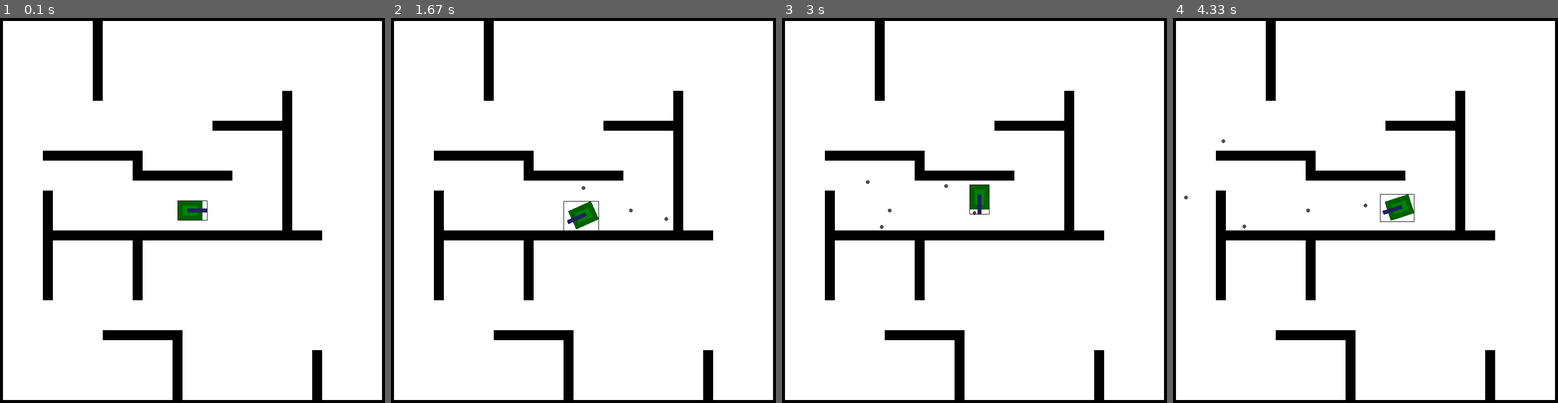
Above: before the commit, frames 1-4 (left to right).
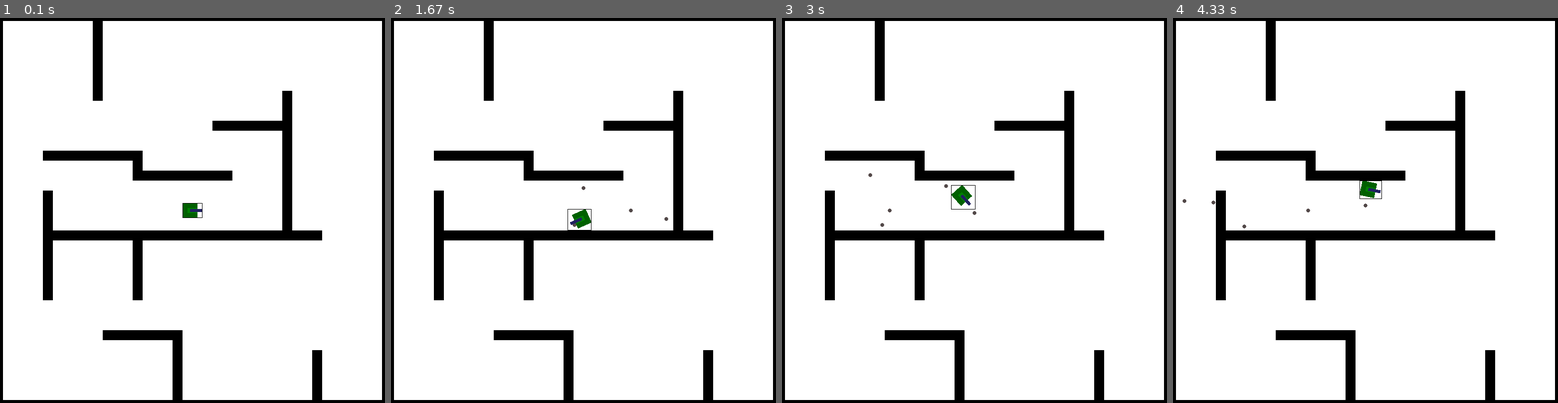
Above: after the commit, the same moments.

Repository: will-hd/Tank-Trouble
Game: pygame game, started from run.py
The game is run twice, just before and just after one commit, with the same random seed, the same clock (stepped at 60 frames per second) and the same inputs.
Inputs:
- Up to frame 1 (0.1 s): no input
- Up to frame 2 (1.67 s): tap F at 0.33, 0.73, 1.03, 1.23, 1.57 s; hold Right 0.67-1.13 s; hold Up 1.17-1.47 s; hold Right from 1.5 s (still down)
- Up to frame 3 (3 s): tap F at 1.87, 2.07, 2.37, 2.63, 2.97 s; release Right at 1.97 s; hold Left 2-2.53 s; hold Down 2.57-2.87 s; hold Left from 2.9 s (still down)
- Up to frame 4 (4.33 s): tap F at 3.27, 3.4, 3.8, 4.1 s; release Left at 3.3 s; hold Up 3.33-3.7 s; hold Right from 3.73 s (still down)

The runs differ from the first frame. In frame 1, 0.3% of the frame differs, in the area x 46-54%, y 47-53%; in frame 2, 0.3%; in frame 3, 0.6%; in frame 4, 0.6%, in the area x 2-63%, y 31-53%.

Commit message:
smaller tank

Diff:
--- a/tank.py
+++ b/tank.py
@@ -9,10 +9,10 @@
     def __init__(self, tank_group, wall_group) -> None:
         super().__init__(tank_group)
 
-        self.image = pygame.Surface([60, 40], pygame.SRCALPHA)
-        pygame.draw.rect(self.image, (0, 96, 0), (0, 00, 50, 40))
-        pygame.draw.rect(self.image, (0, 128, 0), (10, 10, 30, 20))
-        pygame.draw.rect(self.image, (32, 32, 96), (20, 16, 40, 8))
+        self.image = pygame.Surface([40, 30], pygame.SRCALPHA)
+        pygame.draw.rect(self.image, (0, 96, 0), (0, 0, 30, 30)) # Tank body
+        pygame.draw.rect(self.image, (0, 128, 0), (10, 10, 20, 10)) # Tank turret
+        pygame.draw.rect(self.image, (32, 32, 96), (15, 12, 25, 6)) # Tank barrel
 
         self.mask = pygame.mask.from_surface(self.image)
 
